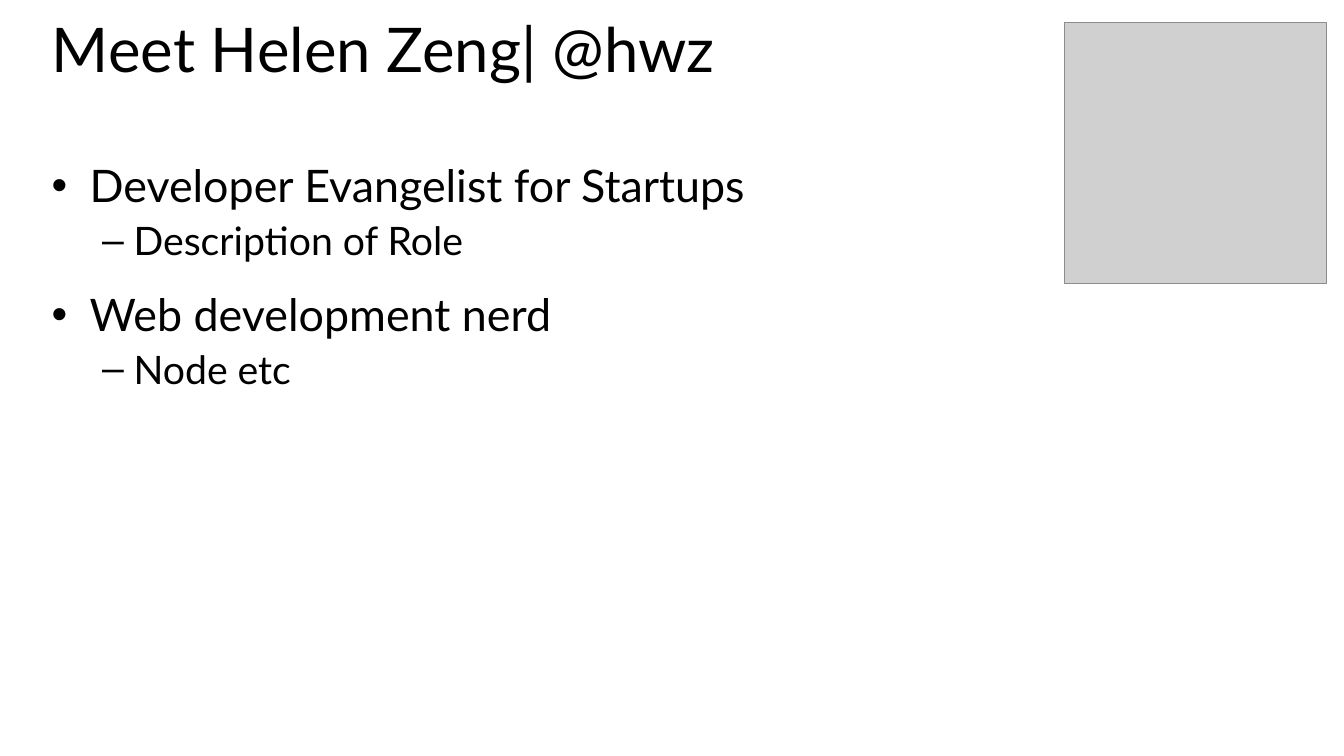
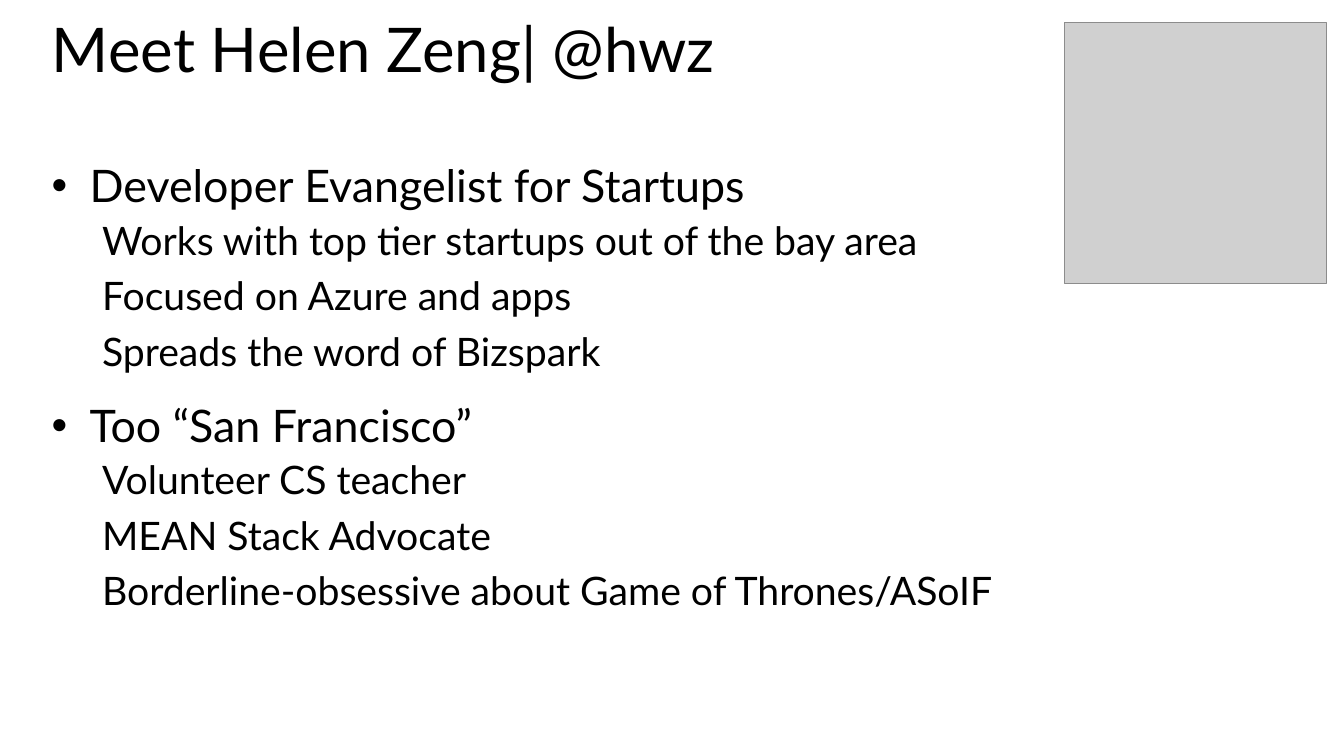
Before and after one commit to CharaD7/CSS-Style, a slide deck: slide 2 of Slides/Module 1 - Getting started with CSS.pptx. Drawn at 1344x756 pixels with LibreOffice and Linux fonts; fonts in the diff are those of the drawing; grey boxes stand for pictures. Boxes give left, top, right and bottom in pixels: in the first picture for what was removed or moved away, otherwise in the second. Text is boxed around its words. In the diff, an @@ line names an element or a change of style, - is before the commit and + after.

```diff
--- a/Slides/Module 1 - Getting started with CSS.pptx
+++ b/Slides/Module 1 - Getting started with CSS.pptx
@@ text at <box>90,226,993,607</box>: text changed @@
-  – Description of Role
-• Web development nerd
-  – Node etc
+  Works with top tier startups out of the bay area
+  Focused on Azure and apps
+  Spreads the word of Bizspark
+• Too “San Francisco”
+  Volunteer CS teacher
+  MEAN Stack Advocate
+  Borderline-obsessive about Game of Thrones/ASoIF
```
Also in this commit, not shown: 7 other files.
